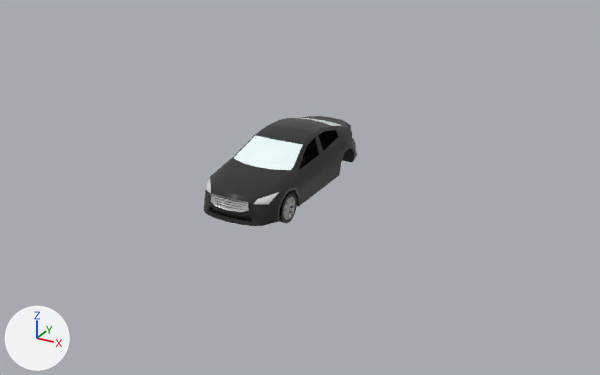
The FBX model Assets/Models/CarSedan.FBX as it was, and as the next commit left it.
Camera for both pictures: a camera (50 mm lens) standing at (0.218, -0.453, 0.193) and looking at (0.01, -0.075, 0.004). The axes (+X, +Y, +Z) are drawn at lower left. The lights are the same throughout. Where no turn or scale is listed for an object, it has been applied to the vertices. Vertices at the same position are counted once.

In view in the first picture: 'CarSedan', 'CarSedanWheel'.
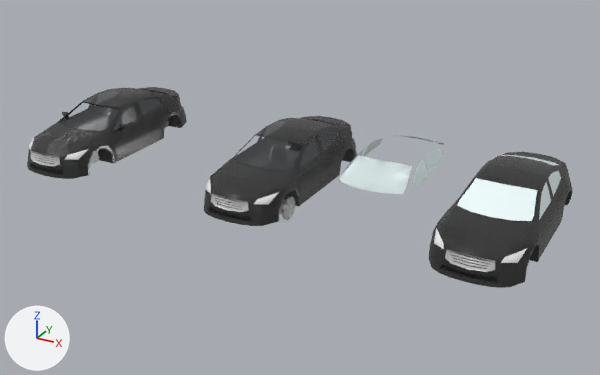
Location of each change, (x1, y1, x2, y2) in pixels of the pictures (600 x 375 px):
'CarSedanWGlass', added
    after: (429, 152, 573, 288)
'CarSedan', reshaped
    both: (204, 116, 357, 226)
'CarSedanWInterior', added
    after: (27, 87, 187, 179)
'CarSedanGlass', added
    after: (338, 135, 443, 194)
'CarSedanGlassFront', added
    after: (340, 155, 412, 194)
'CarSedanWheel', surface changed
    both: (278, 192, 297, 224)
'CarSedanGlassback', now drawn
    after: (398, 135, 440, 144)
part 1 of me_mesh, cut back
    before: (234, 118, 342, 170)
    after: (261, 142, 330, 170)

Patch to the scene script:
```diff
--- a/Assets/Models/CarSedan.FBX.py
+++ b/Assets/Models/CarSedan.FBX.py
@@ mat_carmaterial @@
 mat_carmaterial = principled_material('CarMaterial')
-mat_carmaterial.texture = img_cars_bmp
+mat_carmaterial.texture = img_cars_bmp  # with its transparency
 mat_carmaterial.roughness = 0.254
@@ me_mesh @@
 # used by ob_carsedan; location = (0.0, -0.0686, 0.0051)
-me_mesh.from_pydata(...)  # 446 vertices, 866 faces; spans x -0.0234..0.0234, y -0.0656..0.0546, z 0.0004..0.0311
+me_mesh.from_pydata(...)  # 433 vertices, 826 faces; spans x -0.0234..0.0234, y -0.0656..0.0546, z 0.0004..0.0311
+# me_mesh part 1
+# 17 vertices are removed from x -0.0097..0.0097, y -0.0514..0.0385, z 0.0005..0.0263
+# 73 faces are deleted
+# 4 vertices are added at (0.0, 0.0385, 0.001), (0.0, 0.018, 0.0005), (0.0, -0.0315, 0.0005), (0.0, -0.0514, 0.0005)
+# 33 new faces join them
 me_mesh.materials.append(mat_carmaterial)
@@ me_mesh_004 @@
+me_mesh_004.from_pydata(...)  # 20 vertices, 12 faces; spans x -0.0179..0.0179, y -0.0117..0.0117, z -0.0042..0.0042
+me_mesh_004.materials.append(mat_carmaterial)  # picture img_cars_bmp
@@ me_mesh_002 @@
+me_mesh_002.from_pydata(...)  # 57 vertices, 54 faces; spans x -0.0203..0.0203, y -0.0357..0.0415, z 0.019..0.0288
+me_mesh_002.materials.append(mat_carmaterial)  # picture img_cars_bmp
@@ me_mesh_001_1 @@
+me_mesh_001_1.from_pydata(...)  # 442 vertices, 880 faces; spans x -0.0234..0.0234, y -0.0656..0.0546, z 0.0004..0.0311
+me_mesh_001_1.materials.append(mat_carmaterial)  # picture img_cars_bmp
@@ me_mesh_006 @@
+me_mesh_006.from_pydata(...)  # 644 vertices, 1290 faces; spans x -0.0258..0.0258, y -0.0656..0.0546, z 0.0004..0.0311
+me_mesh_006.materials.append(mat_carmaterial)  # picture img_cars_bmp
@@ ob_carsedanglassfront @@
+ob_carsedanglassfront = bpy.data.objects.new('CarSedanGlassFront', me_mesh_004)
+ob_carsedanglassfront.location = (0.0635, -0.0926, 0.0294)
@@ ob_carsedanglass @@
+ob_carsedanglass = bpy.data.objects.new('CarSedanGlass', me_mesh_002)
+ob_carsedanglass.location = (0.0635, -0.0686, 0.0051)
@@ ob_carsedanwglass @@
+ob_carsedanwglass = bpy.data.objects.new('CarSedanWGlass', me_mesh_001_1)
+ob_carsedanwglass.location = (0.127, -0.0686, 0.0051)
@@ ob_carsedanwinterior @@
+ob_carsedanwinterior = bpy.data.objects.new('CarSedanWInterior', me_mesh_006)
+ob_carsedanwinterior.location = (-0.127, -0.0686, 0.0051)
```
